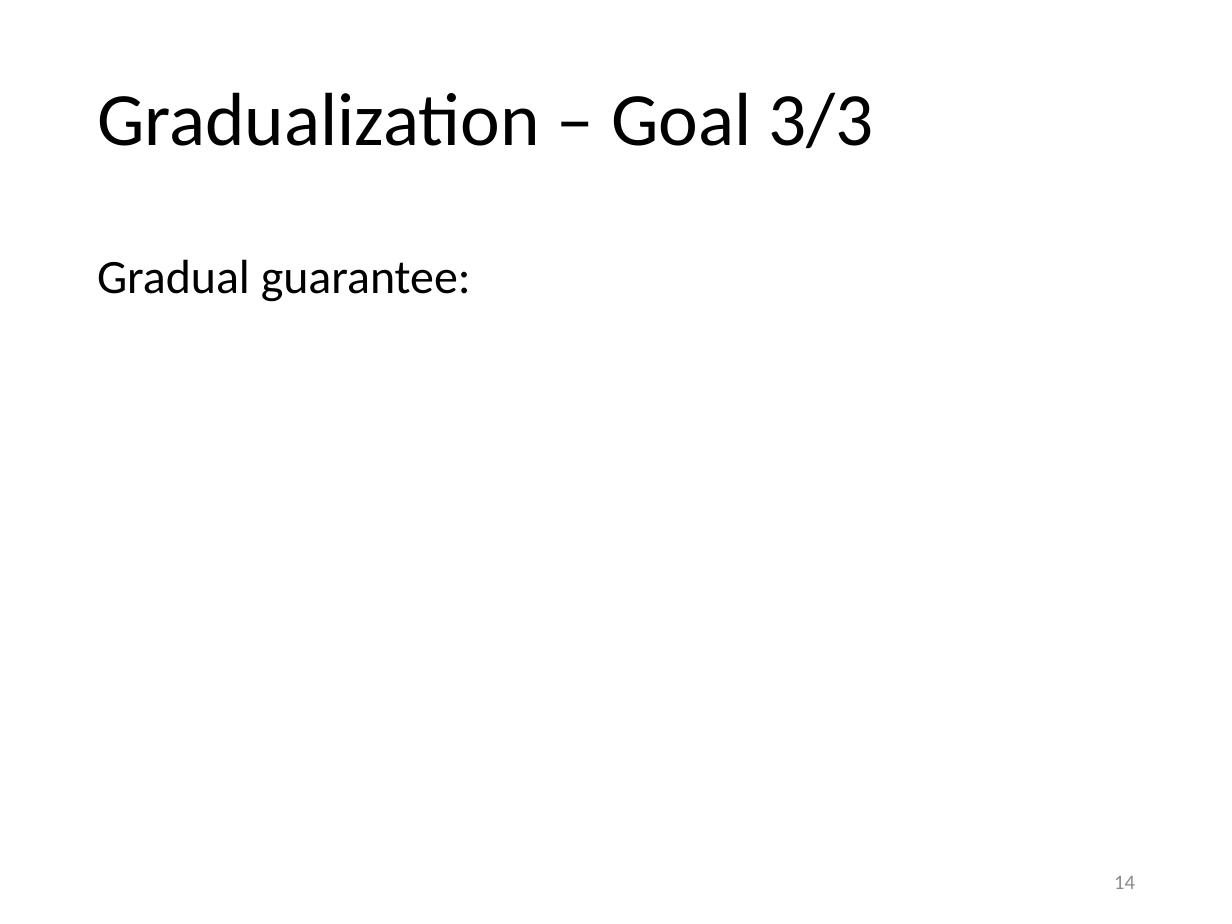
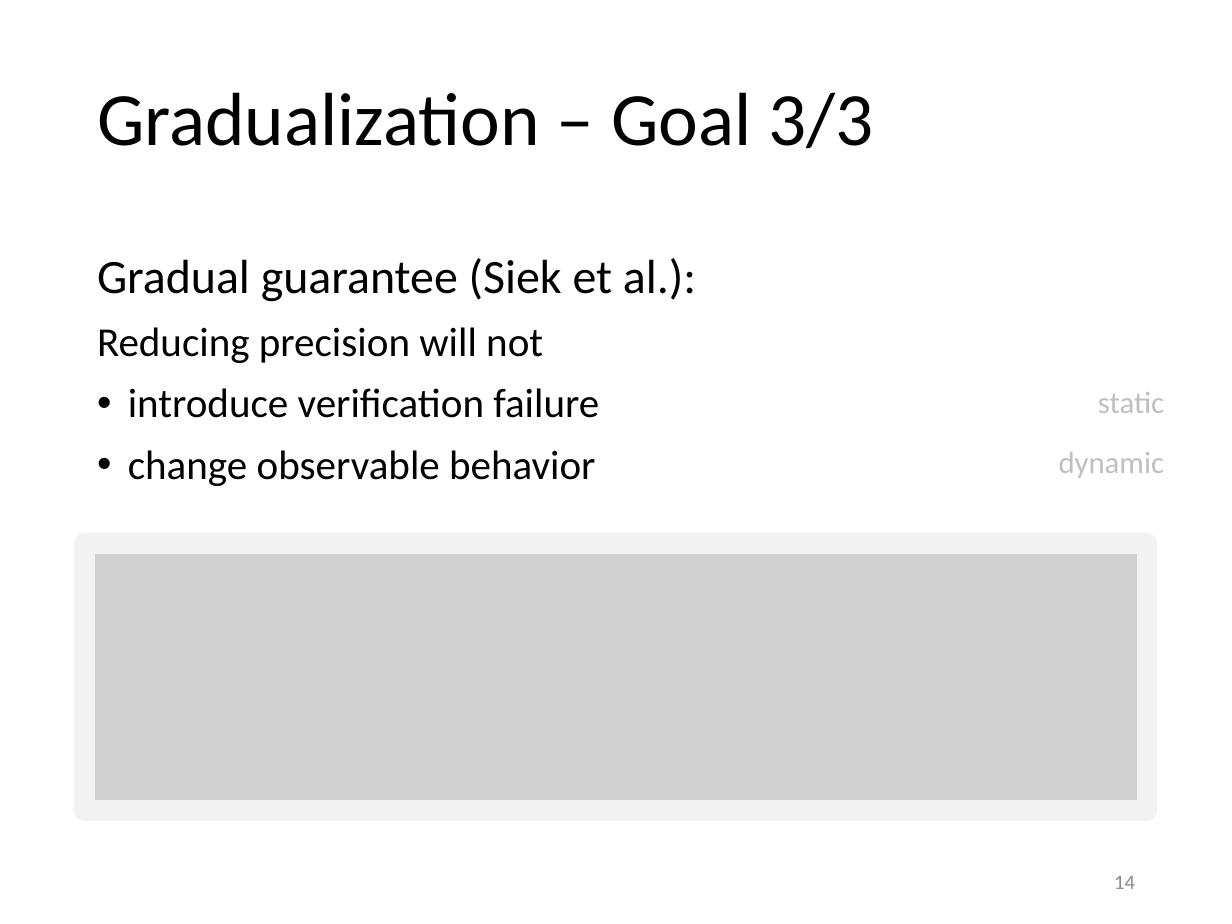
Before and after one commit to olydis/GradVerThesis, a slide deck: slide 14 of presentation/PLunch.pptx. Drawn at 1232x924 pixels with LibreOffice and Linux fonts; fonts in the diff are those of the drawing; grey boxes stand for pictures. Boxes give left, top, right and bottom in pixels: in the first picture for what was removed or moved away, otherwise in the second. Text is boxed around its words. In the diff, an @@ line names an element or a change of style, - is before the commit and + after.

```diff
--- a/presentation/PLunch.pptx
+++ b/presentation/PLunch.pptx
@@ text at [97, 258, 696, 486]: text changed; size 28 to 24 pt @@
-Gradual guarantee:
+Gradual guarantee (Siek et al.):
+Reducing precision will not
+• introduce verification failure
+• change observable behavior
@@ text added at [1059, 392, 1165, 478], 18 pt, text #BFBFBF @@
+static
+dynamic
@@ picture added at [85, 543, 1148, 811] @@
```
Also in this commit, not shown: 2 other slides changed.
